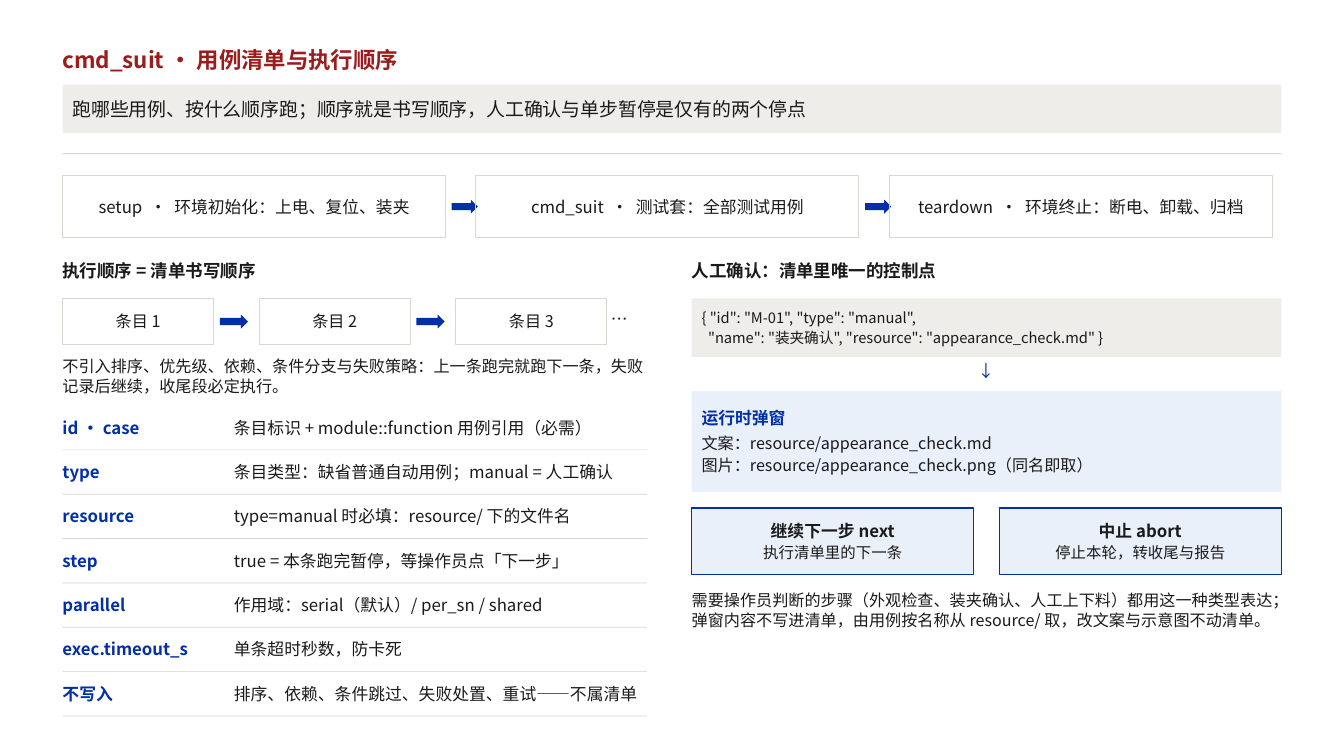
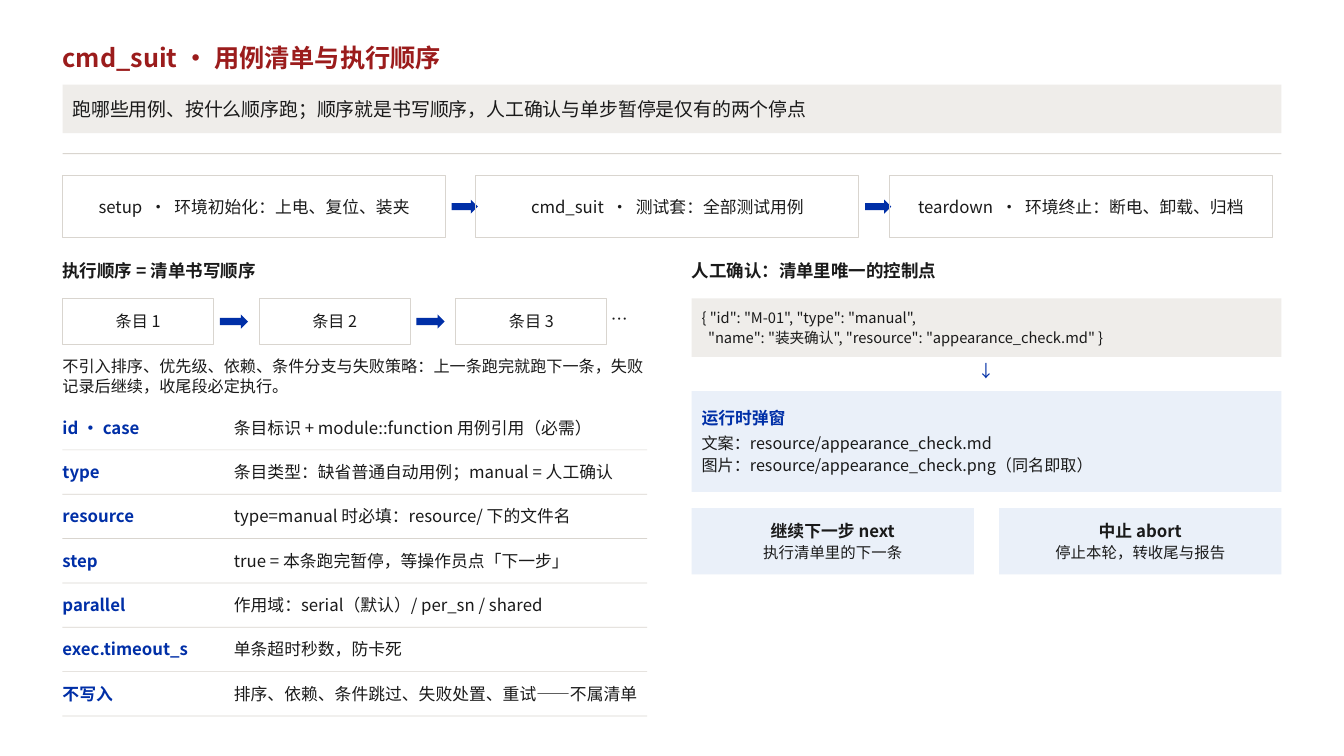
Before and after one commit to KenerlMage/ATEDemo, a slide deck: slide 8 of docs/TPS用例集设计.pptx. Drawn at 1344x756 pixels with LibreOffice and Linux fonts; fonts in the diff are those of the drawing. Boxes give left, top, right and bottom in pixels: in the first picture for what was removed or moved away, otherwise in the second. Text is boxed around its words. In the diff, an @@ line names an element or a change of style, - is before the commit and + after.

```diff
--- a/docs/TPS用例集设计.pptx
+++ b/docs/TPS用例集设计.pptx
@@ text "cmd_suit · 用例清单与执行顺序" at (x1=63, y1=45, x2=441, y2=71): size 16 to 18 pt @@
@@ rectangle "继续下一步 next" at (x1=692, y1=508, x2=974, y2=575): outline #002FA7 0.75 pt to none @@
@@ rectangle "中止 abort" at (x1=999, y1=508, x2=1281, y2=575): outline #002FA7 0.75 pt to none @@
@@ text removed at (x1=692, y1=592, x2=1289, y2=629) @@
-需要操作员判断的步骤（外观检查、装夹确认、人工上下料）都用这一种类型表达；弹窗内容不写进清单，由用例按名称从 resource/ 取，改文案与示意图不动清单。
```
Also in this commit, not shown: 9 other slides changed.
